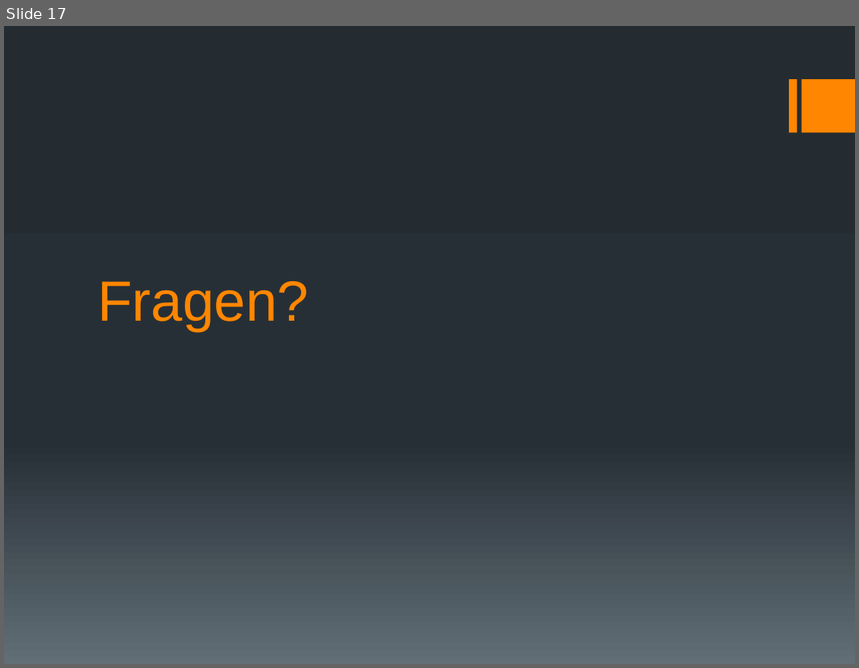
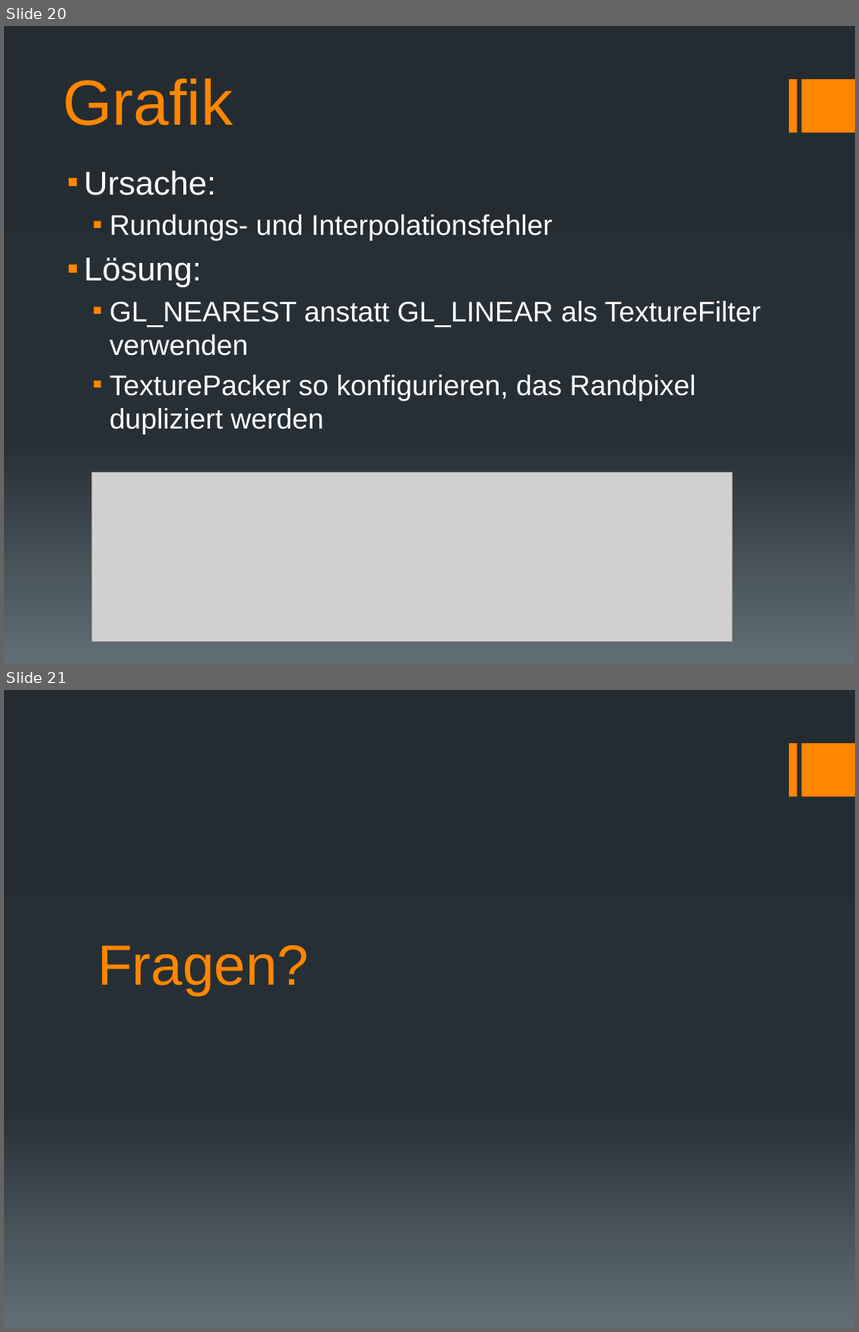
Before and after one commit to docker-apps/Docker, a slide deck: Documents/Design/Design_Präsentation_v1.pptx. Shown one above the other, each under a label of ours: slide 17 before the commit, slides 20 and 21 after it. The pictures are 859x668 and 859x1332 pixels, drawn with LibreOffice and Linux fonts; fonts in the diff are those of the drawing; grey boxes stand for pictures. Boxes give left, top, right and bottom in pixels: in the first picture for what was removed or moved away, otherwise in the second. Text is boxed around its words. In the diff, an @@ line names an element or a change of style, - is before the commit and + after.

Commit message:
Präsentation um Grafikteil erweitert.

```diff
--- a/Documents/Design/Design_Präsentation_v1.pptx
+++ b/Documents/Design/Design_Präsentation_v1.pptx
@@ slide 20 added at [4, 26, 855, 664], background gradient #242C33 to #273037 to #636D76; not listed: 2 template elements that a slide beside it also shows @@
@@ title added at [63, 78, 233, 126], 54 pt, text #FF8600 @@
+Grafik
@@ text added at [84, 170, 761, 435], 24 pt, text #FFFFFF @@
+▪ Ursache:
+  ▪ Rundungs- und Interpolationsfehler
+▪ Lösung:
+  ▪ GL_NEAREST anstatt GL_LINEAR als TextureFilter verwenden
+  ▪ TexturePacker so konfigurieren, das Randpixel dupliziert werden
@@ picture added at [91, 473, 732, 642] @@
@@ what was slide 17 is now slide 21 @@
```
Also in this commit, not shown: 4 other slides added, 1 slide removed, 13 other files.
